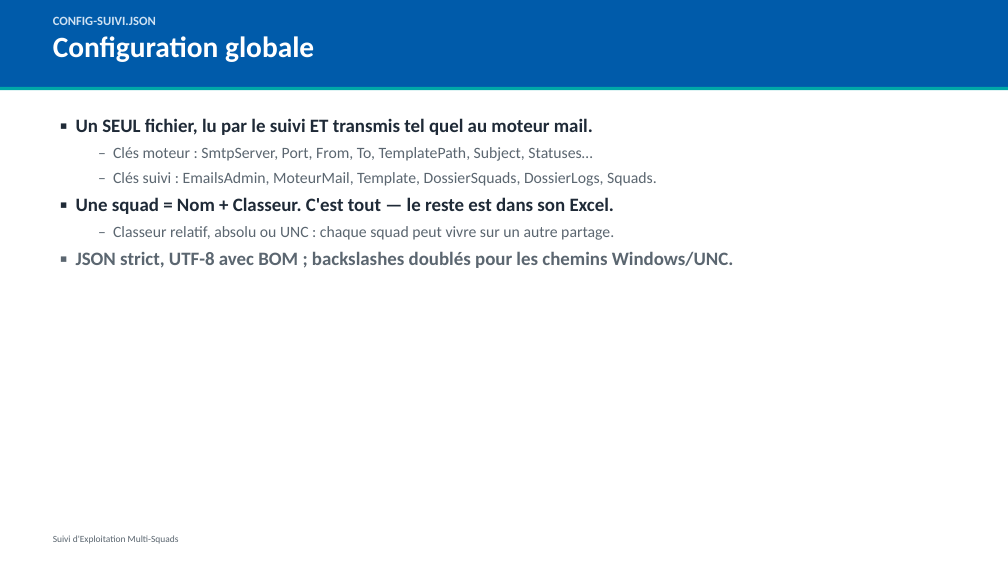
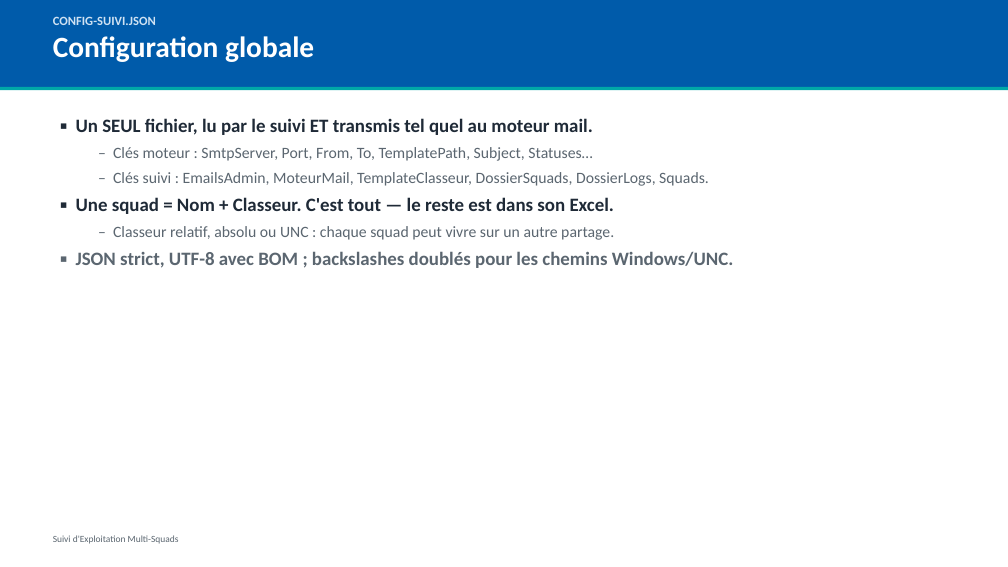
Before and after one commit to lucasyessad/mon_env, a slide deck: slide 5 of docs/Presentation-Suivi-Exploitation.pptx. Drawn at 1008x567 pixels with LibreOffice and Linux fonts; fonts in the diff are those of the drawing. Boxes give left, top, right and bottom in pixels: in the first picture for what was removed or moved away, otherwise in the second. Text is boxed around its words. In the diff, an @@ line names an element or a change of style, - is before the commit and + after.

```diff
--- a/docs/Presentation-Suivi-Exploitation.pptx
+++ b/docs/Presentation-Suivi-Exploitation.pptx
@@ text at box(113, 172, 709, 186): text changed @@
-  – Clés suivi : EmailsAdmin, MoteurMail, Template, DossierSquads, DossierLogs, Squads.
+  – Clés suivi : EmailsAdmin, MoteurMail, TemplateClasseur, DossierSquads, DossierLogs, Squads.
```
Also in this commit, not shown: 5 other files.
